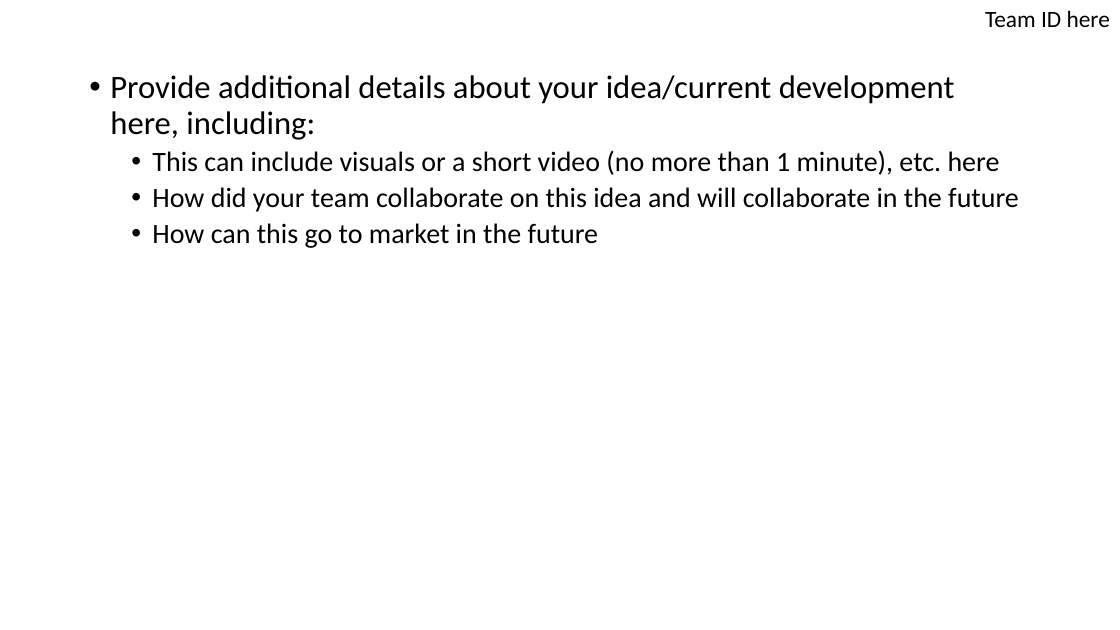
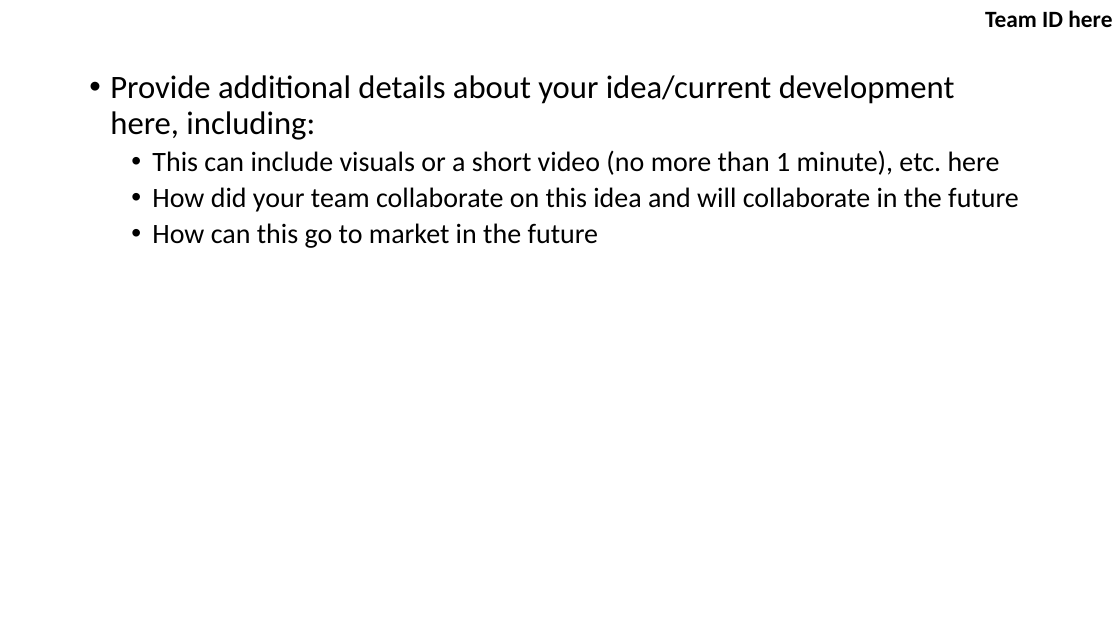
Before and after one commit to sshreya99/bigdataforsandiego.github.io, a slide deck: slide 2 of templates/BigDataHackathon4SD_000.pptx. Drawn at 1120x630 pixels with LibreOffice and Linux fonts; fonts in the diff are those of the drawing. Boxes give left, top, right and bottom in pixels: in the first picture for what was removed or moved away, otherwise in the second. Text is boxed around its words. In the diff, an @@ line names an element or a change of style, - is before the commit and + after.

```diff
--- a/templates/BigDataHackathon4SD_000.pptx
+++ b/templates/BigDataHackathon4SD_000.pptx
@@ text "Team ID here" at bbox=[985, 10, 1112, 27]: bold on @@
```
Also in this commit, not shown: 1 other slide changed, 4 other files.
